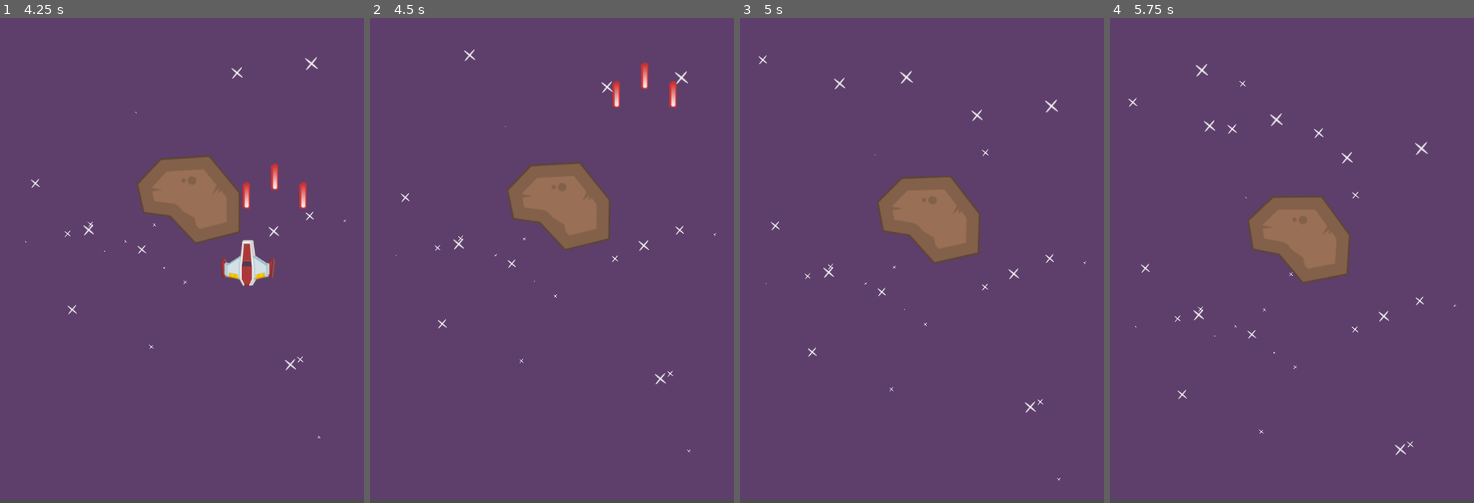
Above: before the commit, frames 1-4 (left to right).
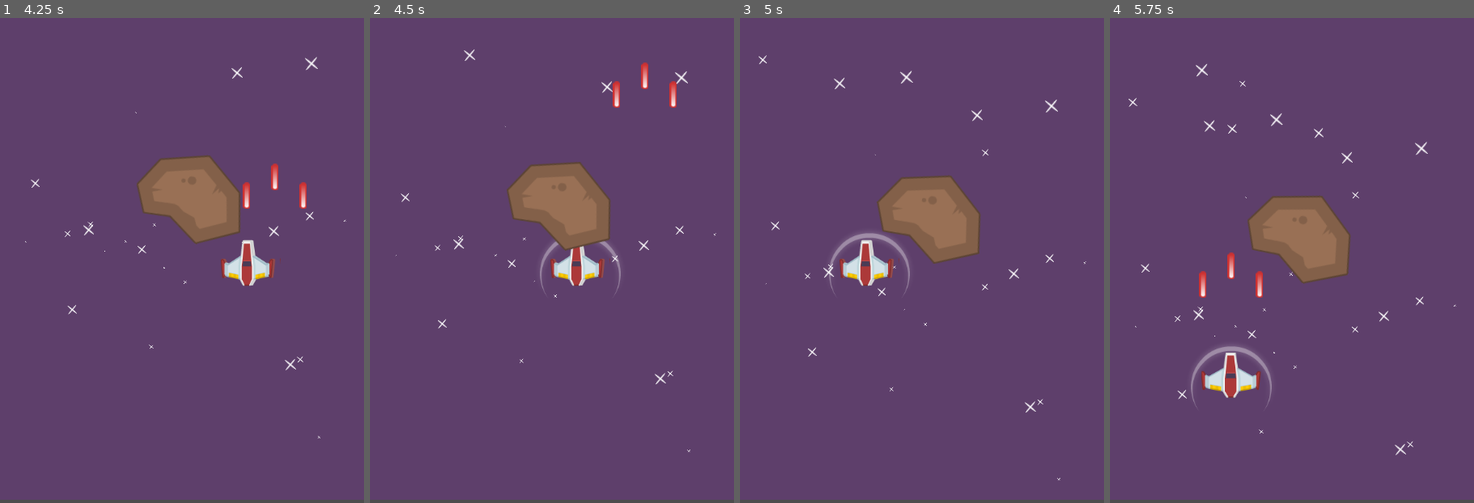
Above: after the commit, the same moments.

Repository: WeWeBunnyX/Space-Shooter-Game
Game: Godot game, scene res://MainScenes/game_play.tscn
Same seed, same stepped clock (60 frames per second), same inputs: the game is played once before the commit and once after it.
Inputs:
- Up to frame 1 (4.25 s): hold D (move_right) 0.53-1.28 s; hold Space (shoot) 0.53-1.28 s; hold S (move_down) 1.28-2.03 s; tap Space (shoot) at 1.35, 2.85 s; hold D (move_right) 2.03-2.78 s; hold Space (shoot) 2.03-2.78 s; hold W (move_up) 2.78-3.53 s; hold A (move_left) from 3.53 s (still down); hold Space (shoot) from 3.53 s (still down)
- Up to frame 2 (4.5 s): keep holding A (move_left); release Space (shoot) at 4.28 s; tap Space (shoot) at 4.35 s
- Up to frame 3 (5 s): keep holding A (move_left)
- Up to frame 4 (5.75 s): release A (move_left) at 5.03 s; hold S (move_down) from 5.03 s (still down); hold Space (shoot) from 5.03 s (still down)

Frame 1 is identical in both runs. In frame 2, 0.9% of the frame differs, in the area x 46-69%, y 46-57%; in frame 3, 1.1%; in frame 4, 1.4%, in the area x 22-45%, y 48-81%.

Commit message:
Add files via upload

Diff:
--- a/GoDo/MainScenes/bullet.gd
+++ b/GoDo/MainScenes/bullet.gd
@@ -1,5 +1,5 @@
 extends Area2D
-
+var pBulletEffect:=preload("res://MainScenes/bullet_effect.tscn")
 @export var speed: float=500
 
 func _physics_process(delta):
@@ -11,5 +11,9 @@
 
 func _on_area_entered(area):                     # adding this so bullets dont pass through meteor
 	if area.is_in_group("damageable"):
+		var bulletEffect:=pBulletEffect.instantiate()
+		bulletEffect.position=position
+		get_parent().add_child(bulletEffect)
+
 		area.damage(1)
 		queue_free()
--- /dev/null
+++ b/GoDo/MainScenes/bullet_effect.gd
@@ -0,0 +1,6 @@
+extends Sprite2D
+
+
+
+func _on_timer_timeout():
+	queue_free()
--- /dev/null
+++ b/GoDo/MainScenes/bullet_effect.tscn
@@ -0,0 +1,16 @@
+[gd_scene load_steps=3 format=3 uid="uid://boiswutqtgtj4"]
+
+[ext_resource type="Texture2D" uid="uid://dfg5snr4ulbe3" path="res://Textures/SpaceShooter_Assets/laserRedShot.png" id="1_woinc"]
+[ext_resource type="Script" path="res://MainScenes/bullet_effect.gd" id="2_wlfvf"]
+
+[node name="BulletEffect" type="Sprite2D"]
+scale = Vector2(0.3, 0.3)
+texture = ExtResource("1_woinc")
+script = ExtResource("2_wlfvf")
+
+[node name="Timer" type="Timer" parent="."]
+wait_time = 0.04
+one_shot = true
+autostart = true
+
+[connection signal="timeout" from="Timer" to="." method="_on_timer_timeout"]
--- a/GoDo/MainScenes/meteor.gd
+++ b/GoDo/MainScenes/meteor.gd
@@ -1,5 +1,5 @@
 extends Area2D
-
+var pMeteorEffect:=preload("res://MainScenes/meteor_effect.tscn")
 @export var minSpeed: float=10
 @export var maxSpeed: float=20
 @export var minRotation: float=-10
@@ -29,6 +29,9 @@
 func damage(amount: int):
 	life-=amount
 	if life<=0:
+		var effect:=pMeteorEffect.instantiate()     #Meteror break effect
+		effect.position=position                    #Meteror break effect
+		get_parent().add_child(effect)              #Meteror break effect
 		queue_free()
 
 func _on_visible_on_screen_notifier_2d_screen_exited():
--- /dev/null
+++ b/GoDo/MainScenes/meteor_effect.gd
@@ -0,0 +1,9 @@
+extends CPUParticles2D
+
+func _ready():
+	emitting=true     #Did this because by default we oneshot+emitting no possible at same time
+					  #https://youtu.be/d3XJLQEr_SM?feature=shared&t=390
+
+func _process(delta):
+	if !emitting:              # To prevent building up of particles in game
+		queue_free()
--- /dev/null
+++ b/GoDo/MainScenes/meteor_effect.tscn
@@ -0,0 +1,26 @@
+[gd_scene load_steps=4 format=3 uid="uid://c4fm0ys118qyx"]
+
+[ext_resource type="Texture2D" uid="uid://cvid6rihy5jo3" path="res://Textures/SpaceShooter_Assets/meteorSmall.png" id="1_58njj"]
+[ext_resource type="Script" path="res://MainScenes/meteor_effect.gd" id="2_oa6x0"]
+
+[sub_resource type="Gradient" id="Gradient_y36bx"]
+colors = PackedColorArray(1, 1, 1, 1, 1, 1, 1, 0)
+
+[node name="Meteor Effect" type="CPUParticles2D"]
+scale = Vector2(0.3, 0.3)
+emitting = false
+lifetime = 10.0
+one_shot = true
+explosiveness = 1.0
+texture = ExtResource("1_58njj")
+emission_shape = 1
+emission_sphere_radius = 33.32
+spread = 180.0
+gravity = Vector2(0, 0)
+initial_velocity_max = 242.42
+angular_velocity_min = 174.55
+angular_velocity_max = 232.73
+scale_amount_min = 0.18
+scale_amount_max = 0.4
+color_ramp = SubResource("Gradient_y36bx")
+script = ExtResource("2_oa6x0")
--- a/GoDo/Player/player.gd
+++ b/GoDo/Player/player.gd
@@ -9,11 +9,18 @@
 #FireDelay Timer
 @onready var invincibilityTimer:=$InvincibilityTimer
 @onready var firedelay:=$FireDelayTimer
+@onready var shieldSprite:=$Shield
+
 @export var speed: float = 100
 @export var FireDelayTimer : float=0.1
+@export var DamageInvincibilityTime:=2.0
 @export var life : int=3
 var vel: Vector2 = Vector2(0, 0)
 
+func _ready(): #Shield function
+	shieldSprite.visible=false
+
+@warning_ignore("unused_parameter")
 func _process(delta):
 	if vel.x<0:
 		AnimatedSprite.play("left")
@@ -51,9 +58,19 @@
 	position.y=clamp(position.y, 0 , viewRect.size.y)
 
 func damage(amount:int):
+	if !invincibilityTimer.is_stopped():
+		return
+
+	invincibilityTimer.start(DamageInvincibilityTime)
+	shieldSprite.visible=true
+
 	life-=amount
 	print("Player Life=%s" % life)
 
 	if life<=0:
 		print("Player Died!")
 		queue_free()
+
+
+func _on_invincibility_timer_timeout():   #Disappear Shield when away from meteor after a collision
+	shieldSprite.visible=false
--- a/GoDo/Player/player.tscn
+++ b/GoDo/Player/player.tscn
@@ -1,7 +1,8 @@
-[gd_scene load_steps=8 format=3 uid="uid://6xabkku7re5v"]
+[gd_scene load_steps=9 format=3 uid="uid://6xabkku7re5v"]
 
 [ext_resource type="Script" path="res://Player/player.gd" id="1_2b78b"]
 [ext_resource type="Texture2D" uid="uid://c3rcto0qeoxbq" path="res://Textures/SpaceShooter_Assets/player_sheet.png" id="1_pi3bu"]
+[ext_resource type="Texture2D" uid="uid://dx7bp1m8xiwtb" path="res://Textures/SpaceShooter_Assets/shield.png" id="3_4gwd7"]
 
 [sub_resource type="CircleShape2D" id="CircleShape2D_4v7oo"]
 radius = 32.2966
@@ -75,3 +76,10 @@
 one_shot = true
 
 [node name="InvincibilityTimer" type="Timer" parent="."]
+one_shot = true
+
+[node name="Shield" type="Sprite2D" parent="."]
+scale = Vector2(0.75, 0.75)
+texture = ExtResource("3_4gwd7")
+
+[connection signal="timeout" from="InvincibilityTimer" to="." method="_on_invincibility_timer_timeout"]
